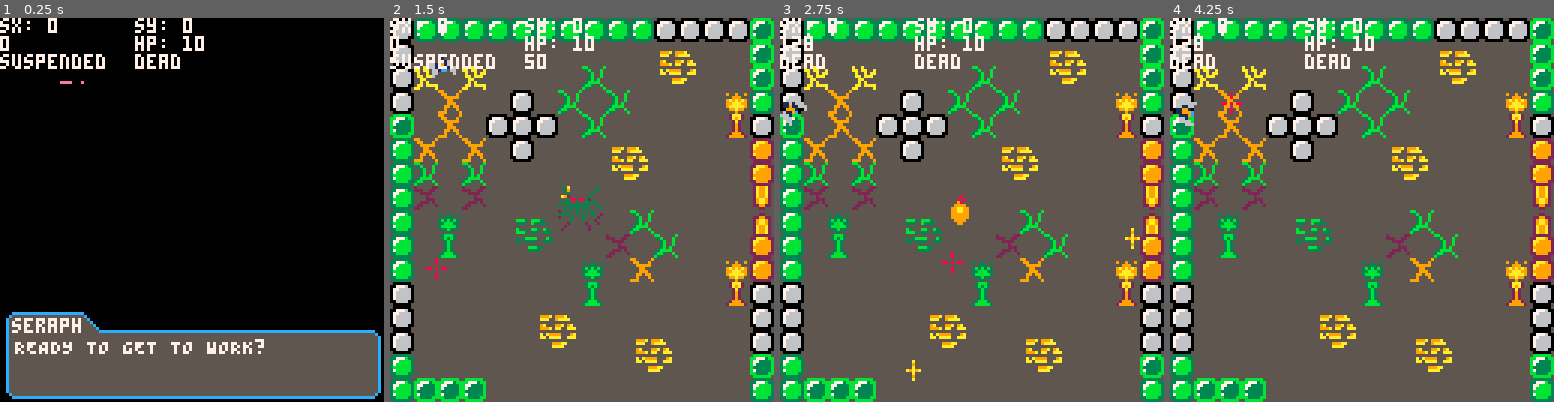
Above: before the commit, frames 1-4 (left to right).
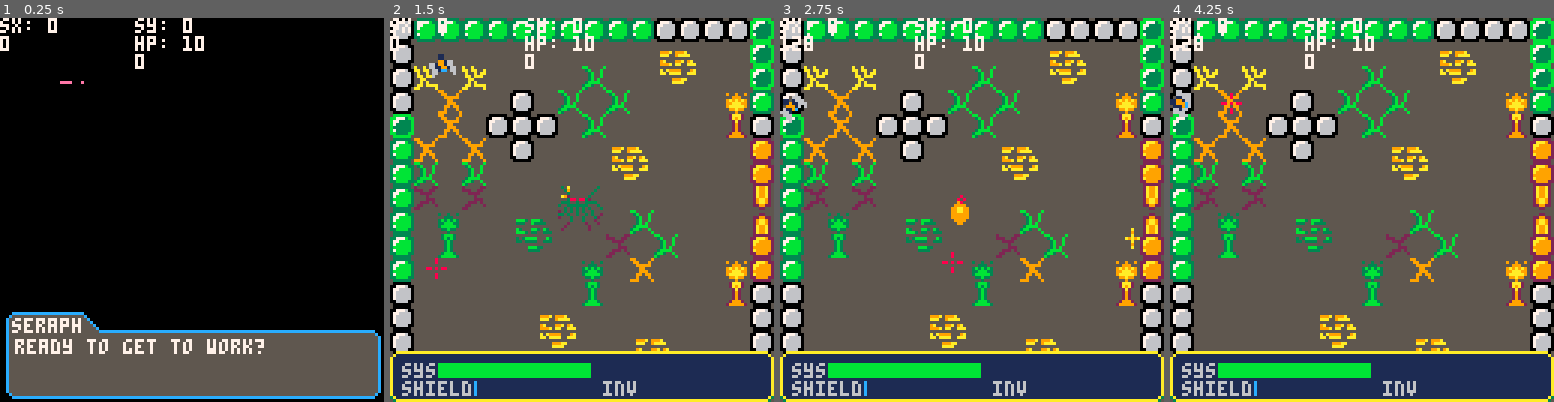
Above: after the commit, the same moments.

Repository: kbrewington/Negation
Game: PICO-8 cartridge negation.p8
Same seed, same stepped clock (60 frames per second), same inputs: the game is played once before the commit and once after it.
Inputs (mouse positions are in pixels of both pictures, inside the frame that each line leads up to):
- Up to frame 1 (0.25 s): no input
- Up to frame 2 (1.5 s): tap X (X key) at 0.33, 1.07 s; click (670, 121) at 0.67 s; tap O (Z key) at 0.7 s; click (436, 267) at 1.22 s
- Up to frame 3 (2.75 s): hold Right 1.6-2.1 s; tap O (Z key) at 1.7, 2.1, 2.5 s; click (887, 114) at 1.77 s; tap X (X key) at 1.85 s; hold Up 2.15-2.42 s; click (952, 259) at 2.32 s; hold Right from 2.47 s (still down)
- Up to frame 4 (4.25 s): click (1404, 106) at 2.87 s; tap O (Z key) every 0.4 s from 2.9 to 4.1 s; tap X (X key) at 2.97, 4.08 s; release Right at 3.03 s; hold Left 3.08-3.58 s; click (1465, 256) at 3.42 s; hold Down 3.63-3.97 s; click (1231, 102) at 3.97 s; hold Right from 4.02 s (still down)

The runs differ from the first frame. In frame 1, 1.3% of the frame differs, in the area x 0-66%, y 9-88%; in frame 2, 14%; in frame 3, 14%; in frame 4, 14%, in the area x 0-100%, y 9-100%.

Commit message:
started work on hud, made enemies drop things, fixed bug where the camera could be left slightly offscreen

Diff:
--- a/negation.p8
+++ b/negation.p8
@@ -23,6 +23,10 @@
 player.last_hit = 0
 player.b_count = 0
 player.tokens = 0
+player.inventory = {}
+player.inv_max = 4
+player.shield_dur = 5
+player.shield = 0
 
 wall_fwd = false
 wall_bck = false
@@ -94,6 +98,7 @@
 destroyed_enemies = {}
 boss_hit_anims = {}
 exploding_enemies = {}
+dropped = {}
 
 highlighted = 10
 currently_selected = 1
@@ -127,6 +132,24 @@
 end
 
 --[[
+  drop objects
+]]
+function drop_obj(sx, sy, sprite)
+  local d = {}
+  d.x = sx
+  d.y = sy
+  d.sprite = sprite
+  d.drop_duration = 5
+  d.init_time = time()
+  d.types = {[32] = "heart",
+             [33] = "shotgun",
+             [48] = "rockets",
+             [49] = "shield"}
+  d.type = d.types[sprite]
+  return d
+end
+
+--[[
   enemy object
 ]]
 function enemy(spawn_x, spawn_y, type, time)
@@ -138,6 +161,8 @@
   e.destroy_anim_length = 15
   e.destroyed_step = 0
   e.destroy_sequence = {135, 136, 135}
+  e.drops = {32, 33, 48, 49} -- sprites of drops
+  e.drop_prob = 100--%
   e.shoot_distance = 50
   e.explode_distance = 15
   e.explode_wait = 15
@@ -276,13 +301,14 @@
   --print("mem: ".. stat(0), 45, 6, 7)
   print("hp: ".. player.health, 45, 6, 7)
 
+  print(#player.inventory, 45, 12, 7)
   -- stat(33) = y stat(32) = x
-  print(costatus(game), 0, 12, 7)
-  if boss1 ~= nil then
-    print(boss1.health, 45, 12, 7)
-  else
-    print("dead", 45, 12, 7)
-  end
+  -- print(costatus(game), 0, 12, 7)
+  -- if boss1 ~= nil then
+  --   print(boss1.health, 45, 12, 7)
+  -- else
+  --   print("dead", 45, 12, 7)
+  -- end
 
 end
 
@@ -375,7 +401,7 @@
    xx=flr(dx*ca-dy*sa+x0)
    yy=flr(dx*sa+dy*ca+y0)
    if (xx>=0 and xx<sw and yy>=0 and yy<=sh) then
-    if sget(sx+xx, sy+yy) == 0 or sget(sx+xx, sy+yy) == 5 then
+    if sget(sx+xx, sy+yy) == 0 then
       pset(x+ix, y+iy, pget(x+ix, y+iy))
     else
       pset(x+ix,y+iy, sget(sx+xx,sy+yy))
@@ -625,13 +651,70 @@
   end
 end
 
+function draw_hud()
+  local bck_color = 1
+  local brd_color = 10
+  local fnt_color = 6
+  local topx = 1
+  local topy = 112
+  local btmx = 126
+  local btmy = 126
+  local healthbar = {}
+  healthbar.tx = topx + 15
+  healthbar.ty = topy + 3
+  healthbar.bx = healthbar.tx + (player.health * 5)
+  healthbar.by = healthbar.ty + 4
+  if player.health >= 5 then
+    healthbar.color = 11
+  elseif player.health >= 3 then
+    healthbar.color = 9
+  else
+    healthbar.color = 8
+  end
+
+  local shield = {}
+  shield.tx = healthbar.tx+12
+  shield.ty = healthbar.ty+6
+  shield.bx = shield.tx + (player.shield * 5)
+  shield.by = shield.ty + 4
+  shield.color = 12
+
+  --main
+  rectfill(topx, topy, btmx, btmy, bck_color)
+  --brd
+  rectfill(topx-1, topy+1, topx-1, btmy-1, brd_color)
+  rectfill(btmx+1, topy+1, btmx+1, btmy-1, brd_color)
+  rectfill(topx+1, topy-1, btmx-1, topy-1, brd_color)
+  rectfill(topx+1, btmy+1, btmx-1, btmy+1, brd_color)
+  pset(topx, topy, brd_color)
+  pset(btmx, btmy, brd_color)
+  pset(topx, btmy, brd_color)
+  pset(btmx, topy, brd_color)
+
+  print("sys",healthbar.tx-12, healthbar.ty, fnt_color)
+  if player.health <= 1 and flr(time()*10000)%2==0 then
+    rectfill(healthbar.tx, healthbar.ty, healthbar.bx, healthbar.by, healthbar.color)
+  elseif player.health > 1 then
+    rectfill(healthbar.tx, healthbar.ty, healthbar.bx, healthbar.by, healthbar.color)
+  end
+
+  print("inv",healthbar.tx+55, healthbar.ty+6, fnt_color)
+  local invx = healthbar.tx+67
+  local invy = healthbar.ty+5
+  for sp in all(player.inventory) do
+    spr(sp, invx, invy)
+    invx = invx + 9
+  end
+  print("shield", healthbar.tx-12, healthbar.ty+6, fnt_color)
+  rectfill(shield.tx, shield.ty, shield.bx, shield.by, shield.color)
+end
+
 function draw_titlescreen()
   rectfill(0, 0, 127, 127, 0)
 
   if title.title_step%title.width == 0 then
     title.row = title.row+1
   end
-
 
   local nx = title.startx+(title.title_step%title.width)
   local ny = title.starty+title.row
@@ -707,7 +790,7 @@
   -- start game
   seraph = {}
   seraph.brd_color = 12
-  seraph.text = "READY TO GET TO WORK?"
+  seraph.text = "ready to get to work?"
   drawdialog = true -- show seraph's dialog
   wait.controls = true -- stop player controls
   yield()
@@ -716,7 +799,7 @@
 
 
   seraph = {} -- reset seraph table to defaults
-  seraph.text = "ALRIGHT, I SEE A DOOR. GIVE MEA MINUTE AND I'LL TRY AND OPENIT."
+  seraph.text = "alright, i see a door. give mea minute and i'll try and openit."
   drawdialog = true -- show seraph's dialog
   wait.controls = true -- stop player controls
   yield()
@@ -746,13 +829,13 @@
   spawn_enemies = false
 
   seraph = {}
-  seraph.text = "OKAY, THAT SHOULD DO-"
+  seraph.text = "okay, that should do-"
   drawdialog = true
   wait.controls = true
   yield()
 
   seraph = {}
-  seraph.text = "OKAY, THAT SHOULD DO- WAIT    WHAT'S THAT?"
+  seraph.text = "okay, that should do- wait    what's that?"
   drawdialog = true
   wait.controls = true
   yield()
@@ -811,6 +894,7 @@
       spr(e.destroy_sequence[3], e.x, e.y)
     end
   else
+    drop_item(e)
     del(destroyed_enemies, e)
   end
 
@@ -871,6 +955,7 @@
       spr(e.destroy_sequence[3], e.x, e.y)
     end
   else
+    drop_item(e)
     del(destroyed_enemies, e)
   end
 
@@ -880,6 +965,13 @@
     return true
   end
   return false
+end
+
+function drop_item(e)
+  if flr(rnd(100)) <= e.drop_prob then
+    local d  = drop_obj(e.x, e.y, e.drops[flr(rnd(#e.drops)) + 1])
+    add(dropped, d)
+  end
 end
 
 --------------------------------------------------------------------------------
@@ -923,7 +1015,7 @@
     if (btn(c.left_arrow)) then
       --dash_detect(c.left_arrow)
       --player.angle -= player.turnspeed
-      player.turn = 85
+      player.turn = 90--85
       player.current_speed = player.speed
     end --end left button
 
@@ -933,7 +1025,7 @@
     if (btn(c.right_arrow)) then
       --dash_detect(c.right_arrow)
       --player.angle += player.turnspeed
-      player.turn = -85
+      player.turn = -90--85
       player.current_speed = player.speed
     end --end right button
 
@@ -1017,6 +1109,12 @@
     player.angle = atan2(stat(32) - player.x - 3, stat(33) - player.y - 3) * -360 + 90
   end
   player.angle = player.angle % 360
+
+  if player.shield > 0 then
+    player.shield = player.shield - .01
+  elseif player.shield < 0 then
+    player.shield = 0
+  end
 end --end _update()
 
 
@@ -1079,6 +1176,33 @@
 
   for d in all(destroyed_enemies) do
     step_destroy_animation(d)
+  end
+
+  for d in all(dropped) do
+
+    if enemy_collision(d) then
+      if d.type == "heart" and player.health < 10 then
+        player.health = player.health+1
+        del(dropped, d)
+      elseif d.type == "shield" then
+        player.shield = player.shield_dur
+        del(dropped, d)
+      elseif d.type ~= "heart" and #player.inventory < player.inv_max then
+        add(player.inventory, d.sprite)
+        del(dropped, d)
+      end
+    end
+
+    local live = abs(time() - d.init_time) <= d.drop_duration
+    if live then
+      if live and abs(time() - d.init_time) <= 2*(d.drop_duration/3) then
+        spr(d.sprite, d.x, d.y)
+      elseif live and flr(time()*1000)%2==0 then
+        spr(d.sprite, d.x, d.y)
+      end
+    else
+      del(dropped, d)
+    end
   end
 
   for b in all(player_bullets) do
@@ -1152,15 +1276,19 @@
 
   spr(96, stat(32) - 3, stat(33) - 3)
 
+  draw_hud()
   if spawn_enemies then spawnenemies() end
   if detect_killed_enemies then detect_kill_enemies() end
   if wait.timer then drawcountdown() end
 
   if drawdialog then dialog_seraph(seraph) end
 
-  if ((time() - player.last_hit) < player.immune_time) then
+  if (abs(time() - player.last_hit) < player.immune_time) then
     camera(cos((time()*1000)/3), cos((time()*1000)/2))
-  end
+  else
+    camera()
+  end
+
   -- skilltree()
   debug() -- always on bottom
 end --end _draw()
@@ -1184,21 +1312,21 @@
 0000000000000000000000003bb355b55555555555555555559555950000000052a99a2500000000000000000000000000000000000000000000000000000000
 000000000000000000000000b355555b5555555555555555999555590000000052a99a2500000000000000000000000000000000000000000000000000000000
 00000000000000002555552253b00b35000000005bbbbbb522222222000000000000000000000000555555555555555500000000000000000000000000000000
-00000000000000002225522553b00b3507000070bb7773bb25555552000000000000000000000000555555555555555500000000000000000000000000000000
-00000000000000005522225553b00b3507700770b773333b25555552000000000000000000000000555555555555555500000000000000000000000000000000
-00000000000000005555255553b00b3578899887b733333b2555555200000000000000000000000055bbb35bbb35555500000000000000000000000000000000
-000000000000000055552225530bb03500899800b333333b255555520000000000000000000000005533355b3333555500000000000000000000000000000000
-000000000000000055222525530bb03503088030b733333b25555552000000000000000000000000555555555555555500000000000000000000000000000000
-0000000000000000522555525330033500000000bb3333bb2225555200000000000000000000000055b3555bb35b355500000000000000000000000000000000
-00000000000000002255555555533555000000005bbbbbb55522222200000000000000000000000055bbb3533553335500000000000000000000000000000000
-00000000000000005555555555555555000000000000000000000000a55a55550000000000000000555555555555555550000005000000000000000000000000
-00000000000000005555555555533555000000000000000000000000aa5aa55a000000000000000055353bbbb555b35500777600000000000000000000000000
-000000000000000055555555533003350000000000000000000000005a55a5aa0000000000000000553353333553335507766660000000000000000000000000
-000000000000000055555555530bb0350000000000000000000000005aa5aaa50000000000000000555555555555555507666660000000000000000000000000
-000000000000000055555555530bb03500000000000000000000000055aa55550000000000000000555555bbb335555507666660000000000000000000000000
-00000000000000005555555553b00b3500000000000000000000000055a5a5550000000000000000555555333355555507666660000000000000000000000000
-00000000000000005555555553b00b350000000000000000000000005aa5aaaa0000000000000000555555555555555500666600000000000000000000000000
-00000000000000005555555553b00b35000000000000000000000000aa55555a0000000000000000555555555555555550000005000000000000000000000000
+0ee00ee0000000002225522553b00b3507000070bb7773bb25555552000000000000000000000000555555555555555500000000000000000000000000000000
+e88ee88e000000005522225553b00b3507700770b773333b25555552000000000000000000000000555555555555555500000000000000000000000000000000
+e888888e666666605555255553b00b3578899887b733333b2555555200000000000000000000000055bbb35bbb35555500000000000000000000000000000000
+e888888e0440044055552225530bb03500899800b333333b255555520000000000000000000000005533355b3333555500000000000000000000000000000000
+0e8888e00000004455222525530bb03503088030b733333b25555552000000000000000000000000555555555555555500000000000000000000000000000000
+00e88e0000000000522555525330033500000000bb3333bb2225555200000000000000000000000055b3555bb35b355500000000000000000000000000000000
+000ee000000000002255555555533555000000005bbbbbb55522222200000000000000000000000055bbb3533553335500000000000000000000000000000000
+00088000999009995555555555555555000000000000000000000000a55a55550000000000000000555555555555555550000005000000000000000000000000
+00066000967766695555555555533555000000000000000000000000aa5aa55a000000000000000055353bbbb555b35500777600000000000000000000000000
+000660009766666955555555533003350000000000000000000000005a55a5aa0000000000000000553353333553335507766660000000000000000000000000
+000660009666665955555555530bb0350000000000000000000000005aa5aaa50000000000000000555555555555555507666660000000000000000000000000
+000660000966669055555555530bb03500000000000000000000000055aa55550000000000000000555555bbb335555507666660000000000000000000000000
+00866800096665905555555553b00b3500000000000000000000000055a5a5550000000000000000555555333355555507666660000000000000000000000000
+08866880009559005555555553b00b350000000000000000000000005aa5aaaa0000000000000000555555555555555500666600000000000000000000000000
+00000000000990005555555553b00b35000000000000000000000000aa55555a0000000000000000555555555555555550000005000000000000000000000000
 00000000000000000000000000000000000000000000000000000000000000000000000000000000000000000000000000000000000000000000000000000000
 00000000000000000000000000000000000000000000000000000000000000000000000000000000000000000000000000000000000000000000000000000000
 00000000000000000000000000000000000000000000000000000000000000000000000000000000000000000000000000000000000000000000000000000000
